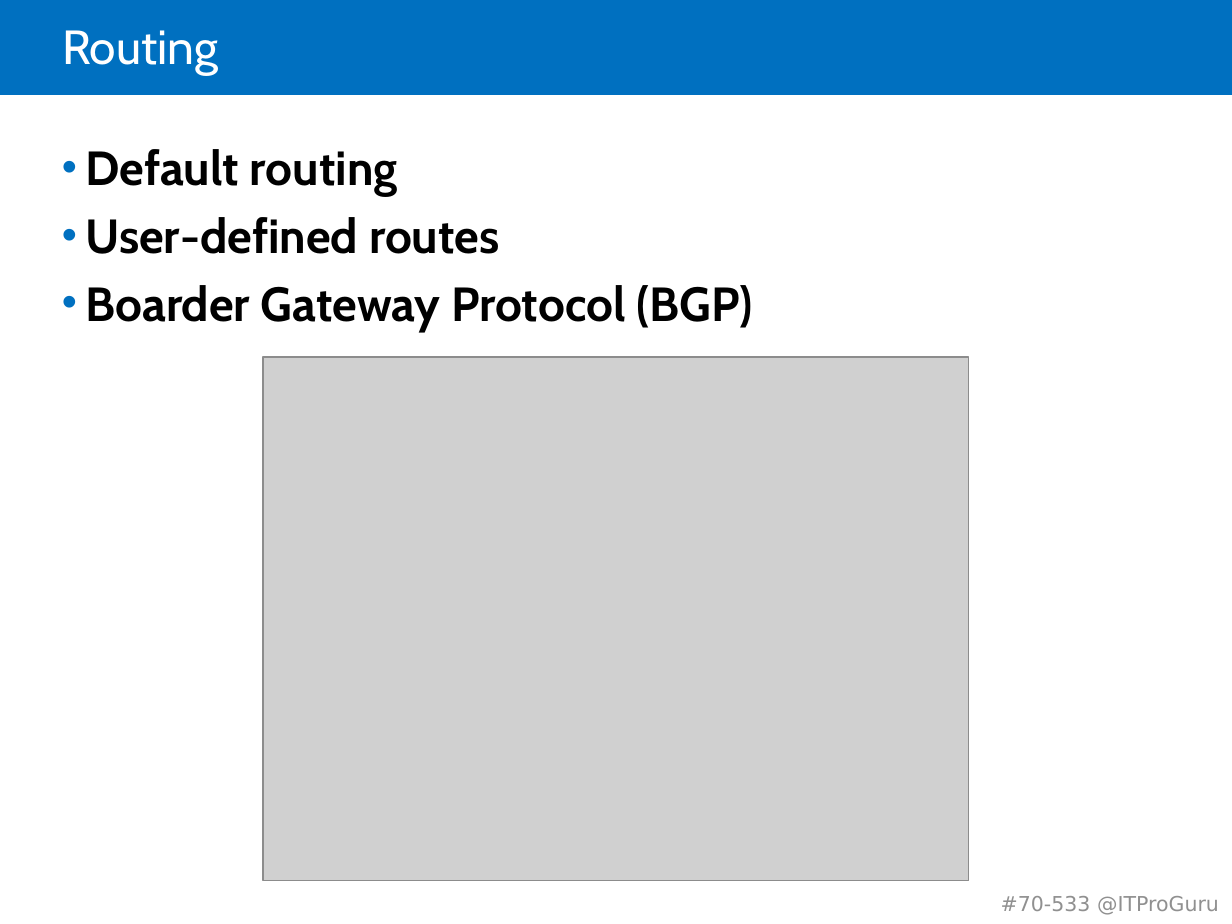
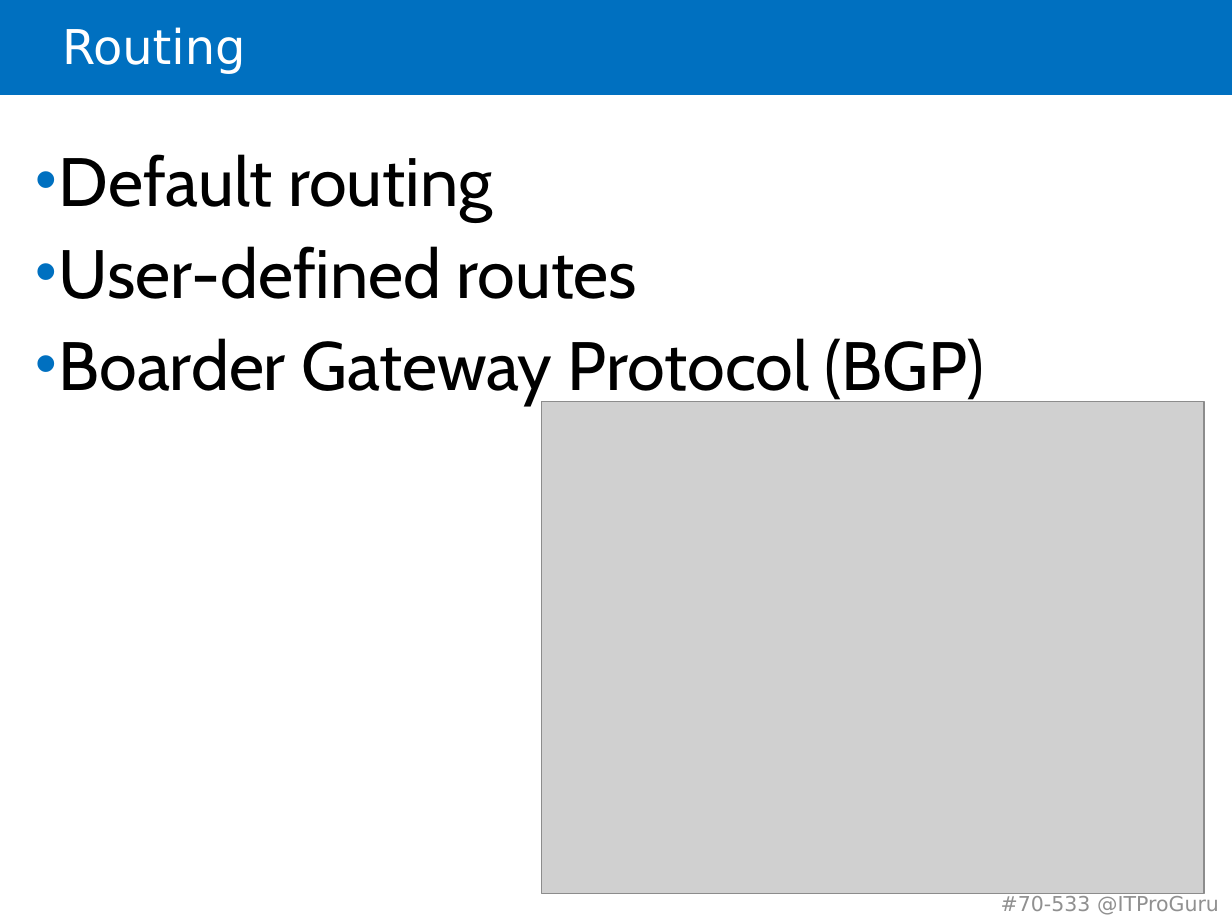
Before and after one commit to guruskill/70-533, a slide deck: slide 12 of 70-533-04-Network.pptx (slide 11 before the commit). Drawn at 1232x924 pixels with LibreOffice and Linux fonts; fonts in the diff are those of the drawing; grey boxes stand for pictures. Boxes give left, top, right and bottom in pixels: in the first picture for what was removed or moved away, otherwise in the second. Text is boxed around its words. In the diff, an @@ line names an element or a change of style, - is before the commit and + after.

```diff
--- a/70-533-04-Network.pptx
+++ b/70-533-04-Network.pptx
@@ title "Routing" at (62,27,245,74): font Cabin to DejaVu Sans @@
@@ text "Default routing": place and size @@
-text "Default routing" at (85,149,753,332)
+text "Default routing" at (59,154,985,406)
@@ text "Default routing" at (59,154,985,406): size 28 to 40 pt, bold off @@
@@ picture: place and size @@
-picture at (264,357,970,881)
+picture at (542,402,1205,893)
```
Also in this commit, not shown: 3 other slides changed, 7 slides added, 7 slides removed.
